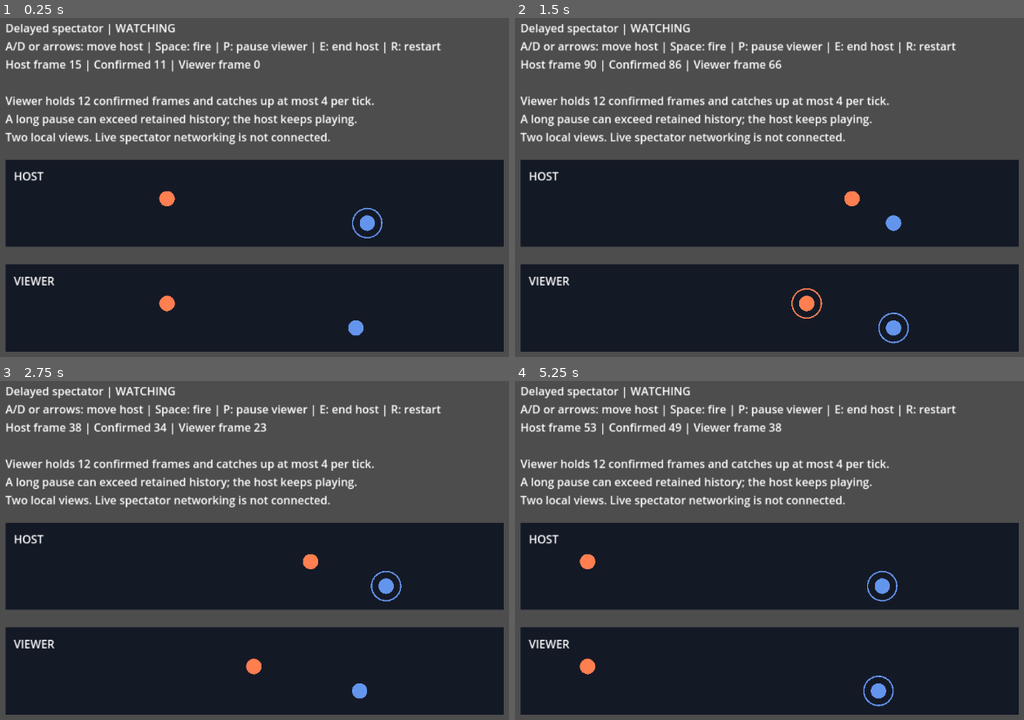
Above: before the commit, frames 1-4 (two rows, left to right).
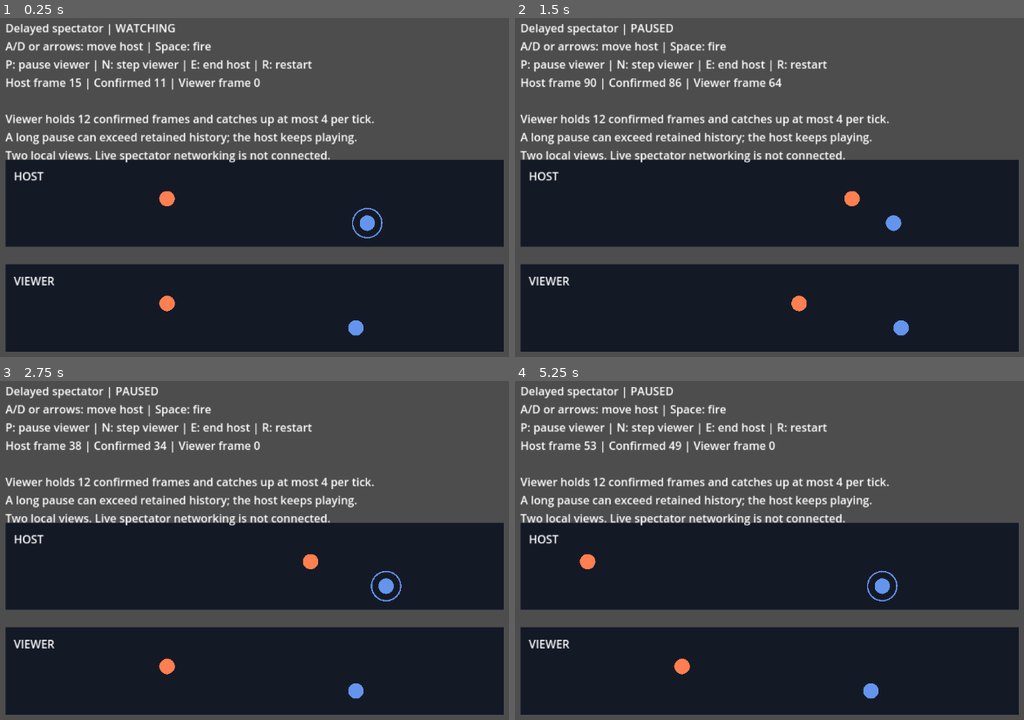
Above: after the commit, the same moments.

Repository: Ambiguous-Interactive/fortress-rollback-godot
Game: Godot game, scene res://examples/spectator/spectator.tscn
Same seed, same stepped clock (60 frames per second), same inputs: the game is played once before the commit and once after it. The project has no main scene, so this scene is started directly.
Inputs:
- Up to frame 1 (0.25 s): no input
- Up to frame 2 (1.5 s): tap Enter at 0.5 s; hold D 0.53-1.28 s; tap N at 0.6 s; tap Space at 0.77, 1.07 s; tap P at 0.8, 1.35 s; hold S from 1.28 s (still down)
- Up to frame 3 (2.75 s): tap Space at 1.52, 1.82 s; tap R at 1.55, 2.1 s; release S at 2.03 s; hold D from 2.03 s (still down); tap N at 2.3 s
- Up to frame 4 (5.25 s): release D at 2.78 s; hold W 2.78-3.53 s; tap N at 2.85, 4.55 s; tap Space at 3.02, 3.32, 3.77, 4.07, 4.52, 4.82 s; tap P at 3.05, 3.6 s; hold A 3.53-5.03 s; tap R at 3.8, 4.35 s; hold S from 5.03 s (still down); tap 1 at 5.1 s

The runs differ from the first frame. In frame 1, 6.2% of the frame differs, in the area x 1-87%, y 6-43%; in frame 2, 7.0%, in the area x 1-87%, y 1-97%; in frame 3, 6.8%; in frame 4, 6.9%.

Commit message:
Add paused spectator inspection and verification
Use the shared spectator driver for one eligible confirmed frame per N press. Preserve delay, host independence, clean endings and terminal failure. Extend the native and exported Chromium inventory for new spectator, queue and expert replay checks. Record the callback cancellation lesson and refreshed example screenshot.

Diff:
--- a/examples/spectator/demo.gd
+++ b/examples/spectator/demo.gd
@@ -66,6 +66,19 @@
 	return Types.Code.OK
 
 
+## Pause continuous viewing and attempt exactly one ordinary confirmed playback step.
+## Delay and missing input still stall; this never advances or samples the host.
+func step_viewer() -> int:
+	if viewer == null:
+		return Types.Code.NOT_CONFIGURED
+	is_paused = true
+	if viewer_code not in [Types.Code.OK, Types.Code.PREDICTION_STALL, Types.Code.NETWORK_BACKPRESSURE]:
+		return viewer_code
+	var samples: Array[Driver.LocalInput] = []
+	viewer_code = driver.step(_tick_count * Host.TICK_US, samples).code
+	return viewer_code
+
+
 ## Stop at the current host frame, correct outstanding predictions and send the complete clean tail.
 ## A paused viewer can resume and drain that tail before its normal terminal notification.
 func finish_host() -> int:
--- a/examples/spectator/spectator.gd
+++ b/examples/spectator/spectator.gd
@@ -37,6 +37,8 @@
 		return
 	if event.keycode == KEY_P:
 		demo.is_paused = not demo.is_paused
+	elif event.keycode == KEY_N:
+		demo.step_viewer()
 	elif event.keycode == KEY_E:
 		demo.finish_host()
 	elif event.keycode == KEY_R:
@@ -62,7 +64,7 @@
 		state = "COMPLETE | R: start again" if demo.viewer_code == Types.Code.TERMINATED else "STOPPED: code %d | R: start again" % demo.viewer_code
 	_label.text = (
 		"Delayed spectator | %s\n" % state
-		+ "A/D or arrows: move host | Space: fire | P: pause viewer | E: end host | R: restart\n"
+		+ "A/D or arrows: move host | Space: fire\nP: pause viewer | N: step viewer | E: end host | R: restart\n"
 		+ "Host frame %d | Confirmed %d | Viewer frame %d\n\n" % [demo.host.loop.game.frame, demo.host.loop.session.status().confirmed_frame, demo.game.frame]
 		+ "Viewer holds 12 confirmed frames and catches up at most 4 per tick.\n"
 		+ "A long pause can exceed retained history; the host keeps playing.\n"
--- a/tests/unit/test_spectator_demo.gd
+++ b/tests/unit/test_spectator_demo.gd
@@ -1,6 +1,7 @@
 extends RefCounted
 
 # Value: protects=delayed viewer follows corrected original game; fails_when=predictions stream or spectator stalls host; why_new=playable host/export composition; seam=none
+const Scene = preload("res://examples/spectator/spectator.gd")
 const Demo = preload("res://examples/spectator/demo.gd")
 const Game = preload("res://examples/integration/game.gd")
 const Types = preload("res://addons/fortress_rollback/core/session_types.gd")
@@ -8,7 +9,19 @@
 
 
 func cases() -> PackedStringArray:
-	return PackedStringArray(["corrected_viewing", "pause_and_catchup", "lost_history", "idle_host_liveness", "clean_host_end", "paused_final_tail"])
+	return PackedStringArray(
+		[
+			"corrected_viewing",
+			"pause_and_catchup",
+			"lost_history",
+			"idle_host_liveness",
+			"clean_host_end",
+			"paused_final_tail",
+			"single_frame",
+			"single_frame_end",
+			"single_frame_control"
+		]
+	)
 
 
 func run_case(name: String, context: RefCounted) -> void:
@@ -20,6 +33,8 @@
 		_lost_history(context)
 	elif name == "paused_final_tail":
 		_paused_final_tail(context)
+	elif name in ["single_frame", "single_frame_end", "single_frame_control"]:
+		call("_" + name, context)
 	elif name == "clean_host_end":
 		_clean_host_end(context)
 	else:
@@ -149,3 +164,106 @@
 		demo.tick(0)
 	context.equal(demo.viewer_code, Types.Code.TERMINATED, "resumed final tail ends cleanly")
 	context.bytes_equal(demo.game.canonical_bytes(), demo.host.loop.game.canonical_bytes(), 130, "full stopped-host history survives pause")
+
+
+# Value: protects=paused single-frame inspection; fails_when=step runs catchup or advances host; why_new=pause tests only resume continuous playback; seam=none
+func _single_frame(context: RefCounted) -> void:
+	var demo: Demo = Demo.new()
+	context.equal(demo.has_method("step_viewer"), true, "viewer exposes single-frame playback")
+	if not demo.has_method("step_viewer"):
+		return
+	context.equal(demo.call("step_viewer"), Types.Code.NOT_CONFIGURED, "cannot step before startup")
+	context.equal(demo.start(), Types.Code.OK, "start frame inspection")
+	context.equal(demo.call("step_viewer"), Types.Code.PREDICTION_STALL, "empty viewer cannot invent inputs")
+	context.equal(demo.is_paused, true, "single step pauses continuous playback")
+	var reference: Game = Game.new()
+	var history: Array[PackedByteArray] = [reference.canonical_bytes()]
+	for tick: int in range(60):
+		var frame: int = demo.host.loop.game.frame
+		var buttons: int = Game.RIGHT | (Game.FIRE if frame % 5 < 3 else 0)
+		context.equal(demo.tick(buttons), Types.Code.OK, "host advances while viewer remains paused")
+		var rows: Array[PackedByteArray] = [PackedByteArray([buttons]), PackedByteArray([Demo.Host.remote_buttons(frame)])]
+		var statuses: PackedInt32Array = PackedInt32Array([Queue.Status.CONFIRMED, Queue.Status.CONFIRMED])
+		context.equal(reference.simulate_frame(frame, Types.FrameInputs.new(rows, statuses)), true, "independent original-input history")
+		history.append(reference.canonical_bytes())
+	context.equal(demo.game.frame, 0, "host ticking does not resume paused viewer")
+	var host_frame: int = demo.host.loop.game.frame
+	var confirmed: int = demo.host.loop.session.status().confirmed_frame
+	var playable: int = demo.viewer.host_frontier() - 11
+	for frame: int in range(playable):
+		context.equal(demo.call("step_viewer"), Types.Code.OK, "inspect exactly one confirmed frame")
+		context.equal(demo.game.frame, frame + 1, "single step ignores multi-frame catchup advice")
+		context.equal(demo.is_paused, true, "inspection preserves pause")
+		context.bytes_equal(demo.game.canonical_bytes(), history[frame + 1], frame + 1, "inspected state matches original input prefix")
+	context.equal(demo.call("step_viewer"), Types.Code.PREDICTION_STALL, "single step cannot bypass stream delay")
+	context.equal(demo.game.frame, playable, "delay stall leaves game unchanged")
+	context.equal(demo.host.loop.game.frame, host_frame, "inspection never advances host")
+	context.equal(demo.host.loop.session.status().confirmed_frame, confirmed, "inspection never changes player confirmation")
+	demo.is_paused = false
+	context.equal(demo.tick(Game.LEFT), Types.Code.OK, "resume host and viewer")
+	context.equal(demo.is_paused, false, "regular playback resumes explicitly")
+	context.equal(demo.game.frame > playable, true, "resumed viewer follows new confirmed history")
+
+
+# Value: protects=single-step final tail and failure diagnostics; fails_when=terminal action invents frame or erases failure; why_new=tail tests use continuous playback; seam=none
+func _single_frame_end(context: RefCounted) -> void:
+	var demo: Demo = Demo.new()
+	context.equal(demo.has_method("step_viewer"), true, "viewer exposes single-frame playback")
+	if not demo.has_method("step_viewer"):
+		return
+	for count: int in [0, 40]:
+		context.equal(demo.start(), Types.Code.OK, "fresh ending inspection")
+		demo.is_paused = true
+		for tick: int in range(count):
+			context.equal(demo.tick(Game.RIGHT | Game.FIRE), Types.Code.OK, "host input before ending")
+		context.equal(demo.finish_host(), Types.Code.OK, "freeze host")
+		for tick: int in range(20):
+			context.equal(demo.tick(0) in [Types.Code.OK, Types.Code.PREDICTION_STALL], true, "confirm and publish final rows")
+		for frame: int in range(count):
+			context.equal(demo.call("step_viewer"), Types.Code.OK, "step through final tail")
+			context.equal(demo.game.frame, frame + 1, "exact final-tail step")
+		context.bytes_equal(demo.game.canonical_bytes(), demo.host.loop.game.canonical_bytes(), count, "inspected tail reaches exact final host state")
+		context.equal(demo.call("step_viewer"), Types.Code.TERMINATED, "final control call reports clean completion")
+		context.equal(demo.call("step_viewer"), Types.Code.TERMINATED, "repeated completion is stable")
+		context.equal(demo.game.frame, count, "terminal step creates no phantom frame")
+	context.equal(demo.start(), Types.Code.OK, "restart after single-step completion")
+	demo.is_paused = true
+	for tick: int in range(300):
+		demo.tick(0)
+	context.equal(demo.call("step_viewer"), Types.Code.HISTORY_UNAVAILABLE, "step preserves lost-history cause")
+	context.equal(demo.viewer_code, Types.Code.HISTORY_UNAVAILABLE, "failure remains visible")
+	context.equal(demo.start(), Types.Code.OK, "restart after failed inspection")
+	context.equal(demo.is_paused, false, "restart restores continuous playback")
+
+
+# Value: protects=scene keyboard frame-step control; fails_when=N is unbound or repeats on held key; why_new=demo API tests bypass scene input; seam=none
+func _single_frame_control(context: RefCounted) -> void:
+	var scene: Node2D = Scene.new()
+	scene._ready()
+	for tick: int in range(50):
+		scene.demo.tick(Game.RIGHT)
+	var key: InputEventKey = InputEventKey.new()
+	key.keycode = KEY_P
+	key.pressed = true
+	scene._unhandled_key_input(key)
+	context.equal(scene.demo.is_paused, true, "existing pause control prepares inspection")
+	for tick: int in range(10):
+		scene.demo.tick(Game.RIGHT)
+	var frame: int = scene.demo.game.frame
+	key.keycode = KEY_N
+	key.pressed = false
+	scene._unhandled_key_input(key)
+	context.equal(scene.demo.game.frame, frame, "key release never advances viewer")
+	key.pressed = true
+	key.echo = true
+	scene._unhandled_key_input(key)
+	context.equal(scene.demo.game.frame, frame, "held key never repeats viewer advance")
+	key.echo = false
+	scene._unhandled_key_input(key)
+	context.equal(scene.demo.is_paused, true, "N key enters paused inspection")
+	context.equal(scene.demo.game.frame, frame + 1, "N key advances one eligible frame")
+	context.equal(scene._label.text.contains("N: step viewer"), true, "help exposes frame-step key")
+	key.keycode = KEY_P
+	scene._unhandled_key_input(key)
+	context.equal(scene.demo.is_paused, false, "P resumes playback after inspection")
+	scene.free()
Binary file changed: docs/images/spectator-example.png
Not shown, added: .llm/retrospectives/2026-10-19-expert-replay.md
Not shown, changed: .llm/skills/rollback-fundamentals/SKILL.md
Not shown, changed: CHANGELOG.md
Not shown, changed: PLAN.md
Not shown, changed: docs/spectators.md
Not shown, changed: scripts/reference/ownership_probes.py
